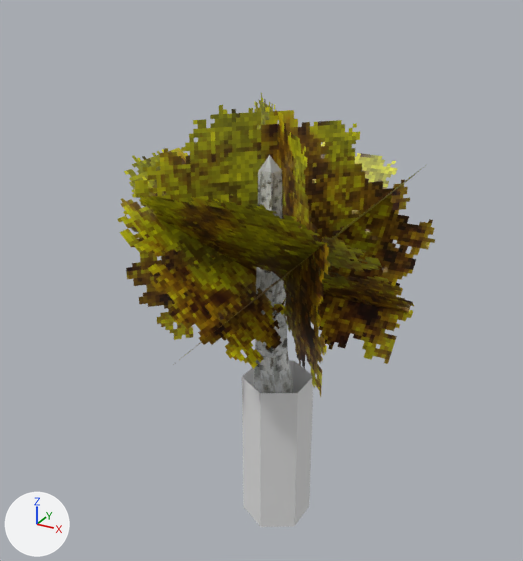
Two versions of the glTF model Sister Assets/Maps/Objects/Map elements/BETA Birch Tree.glb, one commit apart.
One viewpoint serves both versions: a camera (50 mm lens) standing at (4.19, -8.04, 7.4) and looking at (-0.27, 0.06, 3.35). Every picture has the same lights, and +X, +Y and +Z are marked at lower left. The first picture is the older version. Where no turn or scale is listed for an object, it has been applied to the vertices. Vertices at exactly the same position are counted once.

The scene before the commit, as lines of its bpy script (objects in view):
```python
me_cylinder_002 = bpy.data.meshes.new('Cylinder.002')
me_cylinder_002.from_pydata(...)  # 12 vertices, 12 faces; spans x -0.45..0.45, y -0.45..0.6, z -0.52..1.87
me_object_48_001 = bpy.data.meshes.new('Object_48.001')
me_object_48_001.from_pydata(...)  # 40 vertices, 40 faces; spans x -2.26..2.26, y -2.26..2.26, z -0.7..6.07
# faces by material slot: [28, 12]
me_object_48_001.materials.append(mat_birch_bark)  # picture img_wood_bark_birch
me_object_48_001.materials.append(mat_leaves_gold_float)
ob_birch_tree = bpy.data.objects.new('Birch Tree', me_object_48_001)
ob_birch_tree.location = (0.0, 0.0, 0.5)
ob_birch_tree_colllision = bpy.data.objects.new('Birch Tree Colllision', me_cylinder_002)
ob_birch_tree_colllision.location = (0.0, 0.0, 0.0)
```
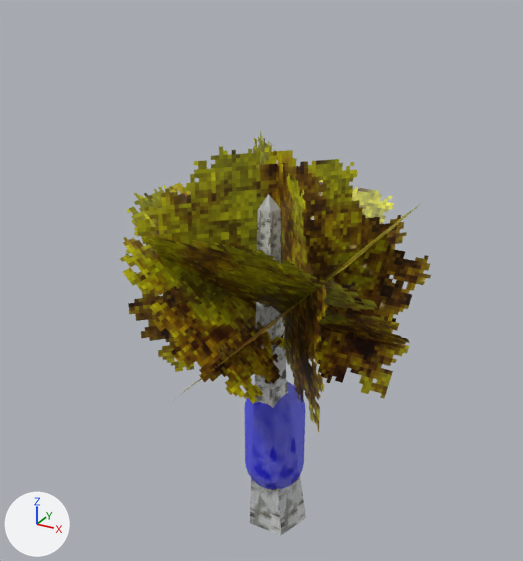
Location of each change, [x1, y1, x2, y2] in pixels of the pictures (523 x 561 px):
'Birch Tree', moved
    before: [117, 93, 435, 397]
    after: [120, 131, 431, 535]
'Birch Tree Colllision', reshaped, rescaled, recoloured (14% narrower, 35% shorter)
    before: [242, 361, 313, 527]
    after: [244, 381, 305, 489]

What changed in the scene script:
```text
Add mat_material_0:
    mat_material_0 = principled_material('Material_0')
    mat_material_0.base_color = (0.0, 0.0, 1.0)  # blue #0000ff
    mat_material_0.roughness = 1.0
    mat_material_0.alpha = 0.588
Change me_cylinder_002:
    used by ob_birch_tree_colllision; location = (0.0, 0.0, 0.0)
    remove me_cylinder_002.from_pydata(...)  # 12 vertices, 12 faces; spans x -0.45..0.45, y -0.45..0.6, z -0.52..1.87
    add me_cylinder_002.from_pydata(...)  # 1666 vertices, 3328 faces; spans x -0.5..0.5, y -0.51..0.49, z 0.0..2.0
    me_cylinder_002 part 1: 12 vertices removed from x -0.45..0.45, y -0.45..0.6, z -0.52..1.87; 1666 vertices added at x -0.5..0.5, y -0.51..0.49, z 0.0..2.0
    add me_cylinder_002.materials.append(mat_material_0)  # blue #0000ff
Change ob_birch_tree:
    ob_birch_tree.location: (0.0, 0.0, 0.5) -> (-0.01, 0.0, -0.01)
Change ob_birch_tree_colllision:
    ob_birch_tree_colllision.scale: (1.0, 1.0, 1.0) -> (0.9, 0.9, 0.9)
```
